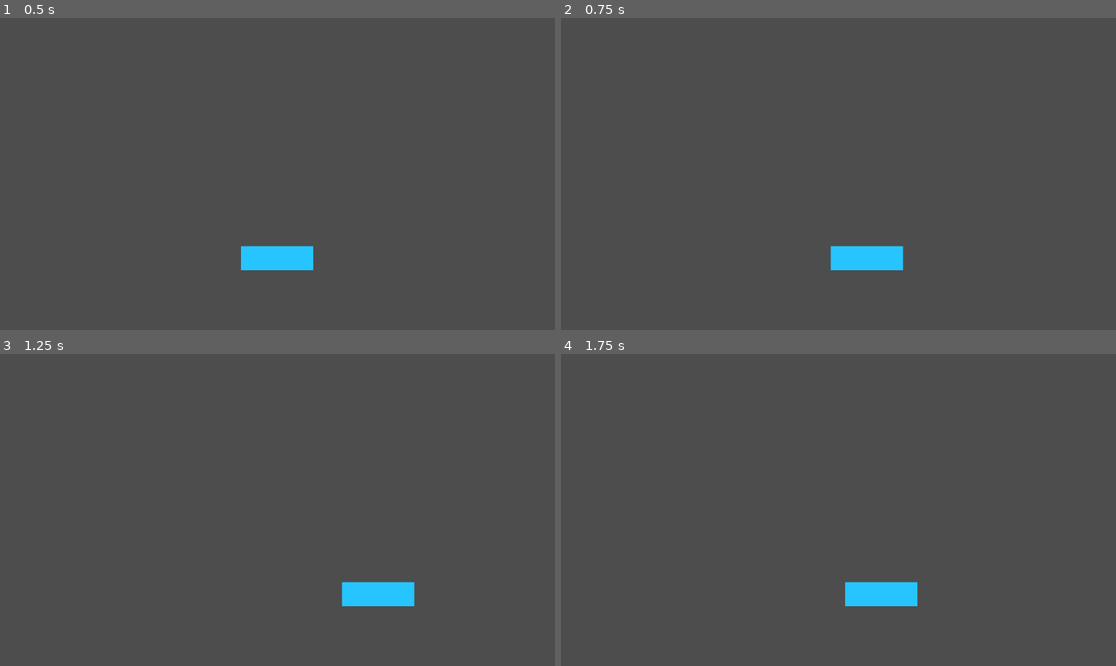
Above: before the commit, frames 1-4 (two rows, left to right).
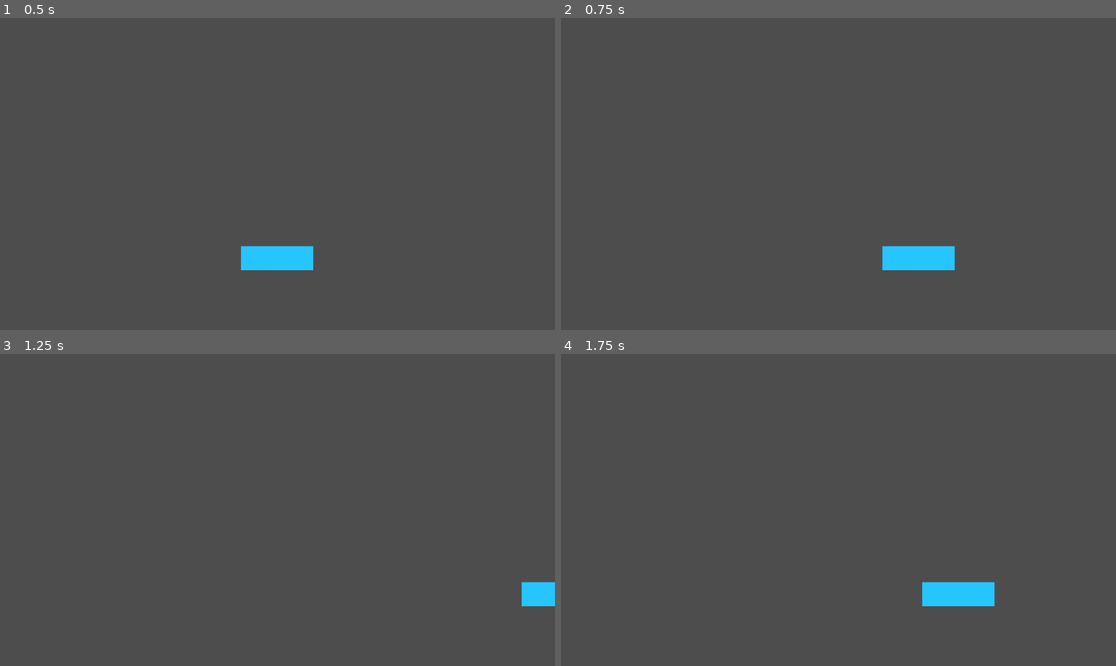
Above: after the commit, the same moments.

Repository: KeiGar/OrbFall
Game: Godot game, scene res://scenes/game.tscn
Same seed, same stepped clock (60 frames per second), same inputs: the game is played once before the commit and once after it.
Inputs:
- Up to frame 1 (0.5 s): no input
- Up to frame 2 (0.75 s): tap Enter at 0.5 s; hold D (player_moveRight) from 0.53 s (still down)
- Up to frame 3 (1.25 s): keep holding D (player_moveRight)
- Up to frame 4 (1.75 s): release D (player_moveRight) at 1.28 s; hold A (player_moveLeft) from 1.28 s (still down)

Frame 1 is identical in both runs. In frame 2, 1.5% of the frame differs, in the area x 48-71%, y 73-81%; in frame 3, 1.5%; in frame 4, 2.0%, in the area x 51-79%, y 73-81%.

Commit message:
added brick scnee

Diff:
--- a/icon.svg
+++ /dev/null
@@ -1 +0,0 @@
-<svg xmlns="http://www.w3.org/2000/svg" width="128" height="128"><rect width="124" height="124" x="2" y="2" fill="#363d52" stroke="#212532" stroke-width="4" rx="14"/><g fill="#fff" transform="translate(12.322 12.322)scale(.101)"><path d="M105 673v33q407 354 814 0v-33z"/><path fill="#478cbf" d="m105 673 152 14q12 1 15 14l4 67 132 10 8-61q2-11 15-15h162q13 4 15 15l8 61 132-10 4-67q3-13 15-14l152-14V427q30-39 56-81-35-59-83-108-43 20-82 47-40-37-88-64 7-51 8-102-59-28-123-42-26 43-46 89-49-7-98 0-20-46-46-89-64 14-123 42 1 51 8 102-48 27-88 64-39-27-82-47-48 49-83 108 26 42 56 81zm0 33v39c0 276 813 276 814 0v-39l-134 12-5 69q-2 10-14 13l-162 11q-12 0-16-11l-10-65H446l-10 65q-4 11-16 11l-162-11q-12-3-14-13l-5-69z"/><path d="M483 600c0 34 58 34 58 0v-86c0-34-58-34-58 0z"/><circle cx="725" cy="526" r="90"/><circle cx="299" cy="526" r="90"/></g><g fill="#414042" transform="translate(12.322 12.322)scale(.101)"><circle cx="307" cy="532" r="60"/><circle cx="717" cy="532" r="60"/></g></svg>
--- a/project.godot
+++ b/project.godot
@@ -13,7 +13,6 @@
 config/name="Hello World Game"
 run/main_scene="uid://dld6rt8cylm2"
 config/features=PackedStringArray("4.4", "Forward Plus")
-config/icon="res://icon.svg"
 
 [input]
 
--- /dev/null
+++ b/scenes/brick.tscn
@@ -0,0 +1,14 @@
+[gd_scene load_steps=2 format=3 uid="uid://boconio2cthqd"]
+
+[sub_resource type="RectangleShape2D" id="RectangleShape2D_jurt7"]
+size = Vector2(3, 1)
+
+[node name="Brick" type="RigidBody2D"]
+
+[node name="Polygon2D" type="Polygon2D" parent="."]
+color = Color(1, 0.474333, 0.17, 1)
+polygon = PackedVector2Array(0, 0, 0, 1, 3, 1, 3, 0)
+
+[node name="CollisionShape2D" type="CollisionShape2D" parent="."]
+position = Vector2(1.5, 0.5)
+shape = SubResource("RectangleShape2D_jurt7")
--- a/scripts/player.gd
+++ b/scripts/player.gd
@@ -1,16 +1,13 @@
 extends CharacterBody2D
 
 
-const SPEED = 300.0
-const JUMP_VELOCITY = -400.0
-
+const SPEED = 50000.0
 
 func _physics_process(delta: float) -> void:
 	var dir = 0
 	if Input.is_action_pressed("player_moveLeft"): dir = -1
 	if Input.is_action_pressed("player_moveRight"): dir = 1
 
-	velocity.x = dir * SPEED
-
+	velocity.x = dir * SPEED * delta
 
 	move_and_slide()
Not shown, removed: icon.svg.import
